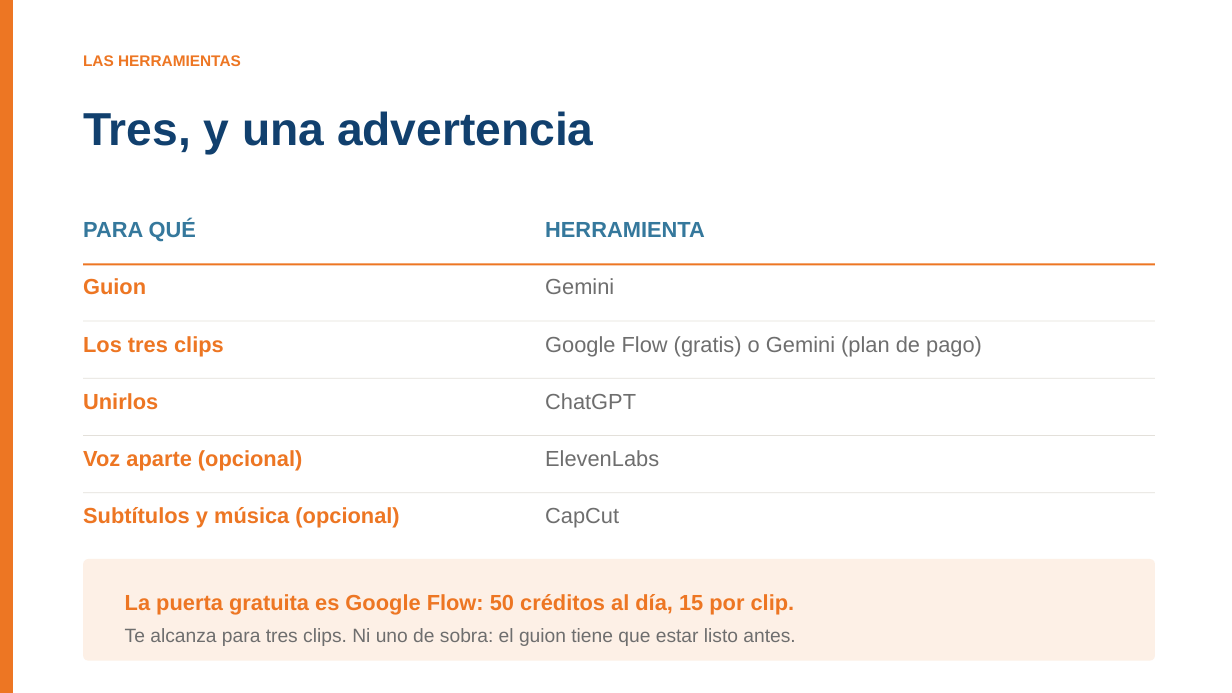
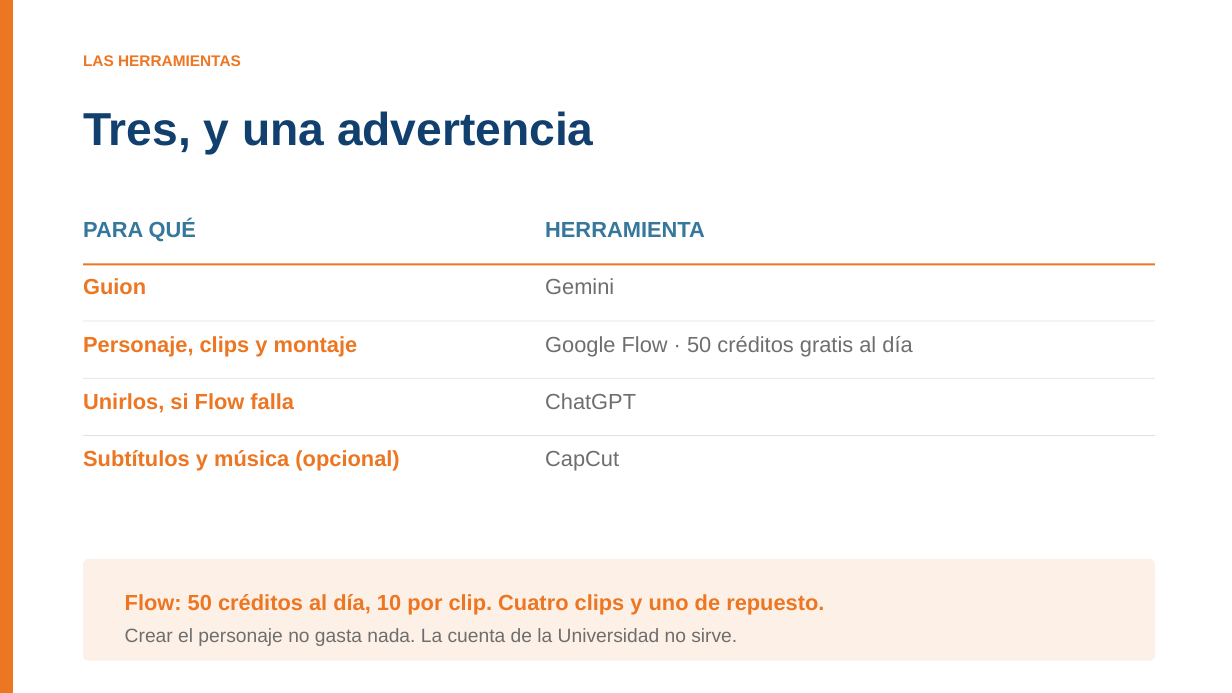
Before and after one commit to BioAITeamLearning/IntroInfo_2026_02_Ucaldas, a slide deck: slide 4 of _static/sesion06/S06_audio_imagen_video.pptx. Drawn at 1232x693 pixels with LibreOffice and Linux fonts; fonts in the diff are those of the drawing. Boxes give left, top, right and bottom in pixels: in the first picture for what was removed or moved away, otherwise in the second. Text is boxed around its words. In the diff, an @@ line names an element or a change of style, - is before the commit and + after.

```diff
--- a/_static/sesion06/S06_audio_imagen_video.pptx
+++ b/_static/sesion06/S06_audio_imagen_video.pptx
@@ text at (83,336,358,356): text changed @@
-Los tres clips
+Personaje, clips y montaje
@@ text at (545,336,912,356): text changed @@
-Google Flow (gratis) o Gemini (plan de pago)
+Google Flow · 50 créditos gratis al día
@@ text at (83,393,294,413): text changed @@
-Unirlos
+Unirlos, si Flow falla
@@ text "Subtítulos y música (opcional)": place and size @@
-text "Subtítulos y música (opcional)" at (83,507,399,528)
+text "Subtítulos y música (opcional)" at (83,450,399,471)
@@ text "CapCut": place and size @@
-text "CapCut" at (545,508,619,528)
+text "CapCut" at (545,451,619,471)
@@ text removed at (83,450,302,471) @@
-Voz aparte (opcional)
@@ text removed at (545,450,659,466) @@
-ElevenLabs
@@ rectangle removed at (83,493,1155,494) @@
@@ text at (125,594,824,646): text changed @@
-La puerta gratuita es Google Flow: 50 créditos al día, 15 por clip.
-Te alcanza para tres clips. Ni uno de sobra: el guion tiene que estar listo antes.
+Flow: 50 créditos al día, 10 por clip. Cuatro clips y uno de repuesto.
+Crear el personaje no gasta nada. La cuenta de la Universidad no sirve.
```
Also in this commit, not shown: 12 other slides changed, 1 slide added, 1 slide removed, 2 other files.
